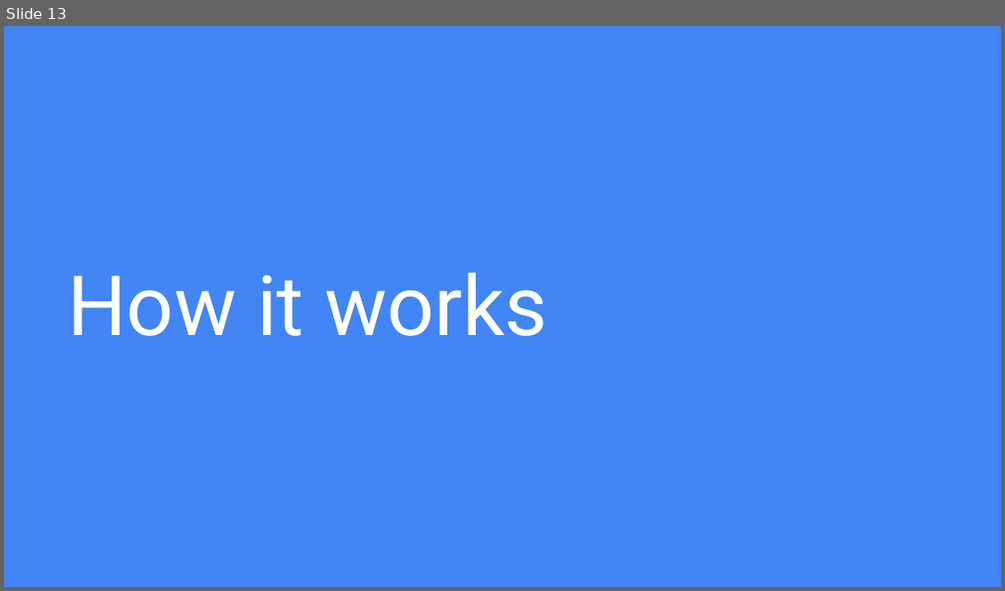
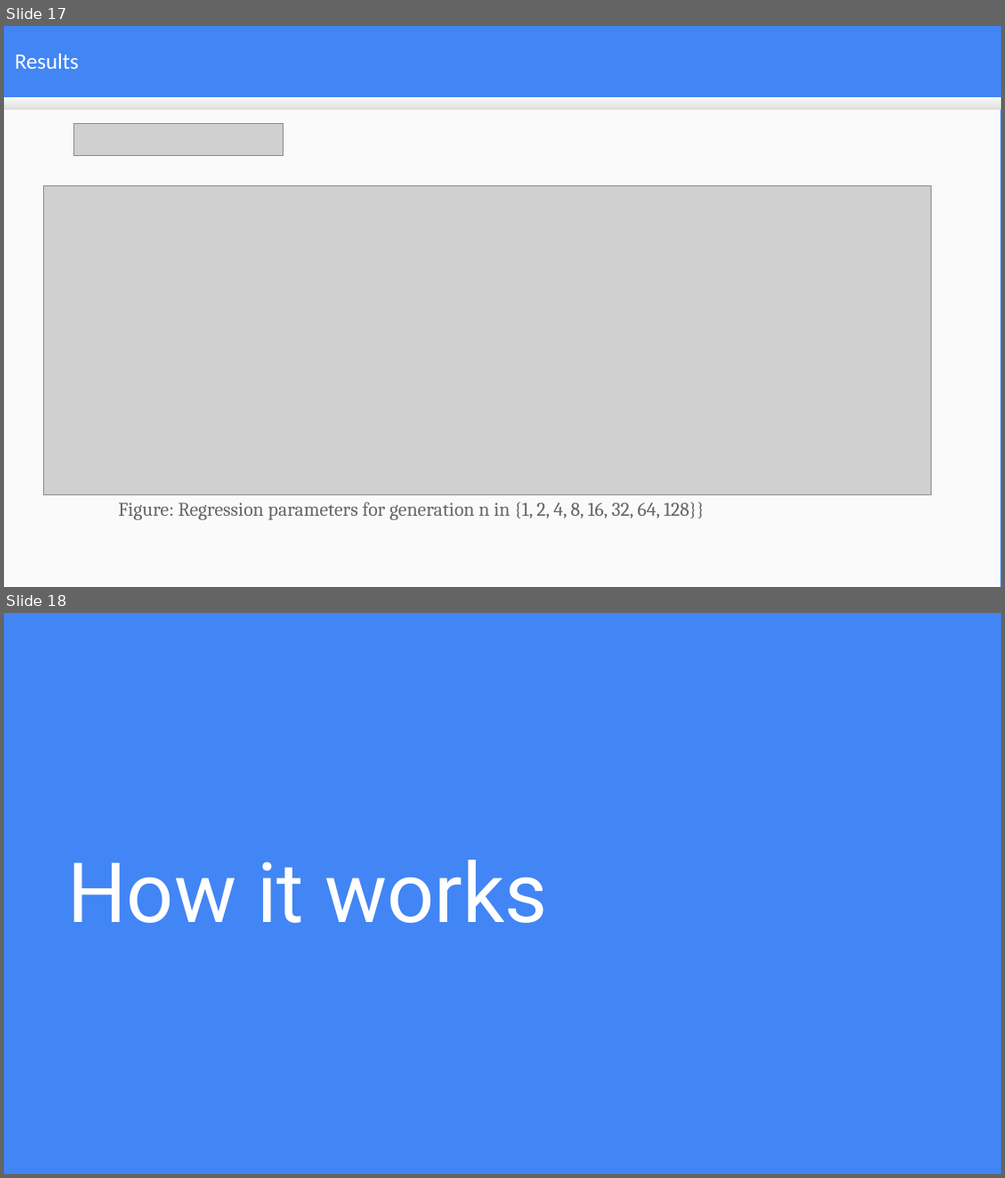
Before and after one commit to mduwalsh/project, a slide deck: thesis_slides_mahendra.odp. Shown one above the other, each under a label of ours: slide 13 before the commit, slides 17 and 18 after it. The pictures are 1005x591 and 1005x1178 pixels, drawn with LibreOffice and Linux fonts; fonts in the diff are those of the drawing; grey boxes stand for pictures. Boxes give left, top, right and bottom in pixels: in the first picture for what was removed or moved away, otherwise in the second. Text is boxed around its words. In the diff, an @@ line names an element or a change of style, - is before the commit and + after.

```diff
--- a/thesis_slides_mahendra.odp
+++ b/thesis_slides_mahendra.odp
@@ slide 17 added at box(4, 26, 1001, 587), background #4285F4 @@
@@ title added at box(15, 53, 79, 69), 16 pt, text #FFFFFF @@
+Results
@@ rectangle added at box(4, 98, 1000, 587), fill #FAFAFA @@
@@ rectangle added at box(4, 98, 1001, 110), fill gradient #F9F9F9 to #DEDEDE @@
@@ picture added at box(73, 124, 283, 156) @@
@@ picture added at box(44, 185, 931, 494) @@
@@ text added at box(118, 501, 704, 520), 14 pt, text #666666 @@
+Figure: Regression parameters for generation n in {1, 2, 4, 8, 16, 32, 64, 128}}
@@ what was slide 13 is now slide 18 @@
```
Also in this commit, not shown: 5 other slides added, 1 slide removed, 1 other file.
